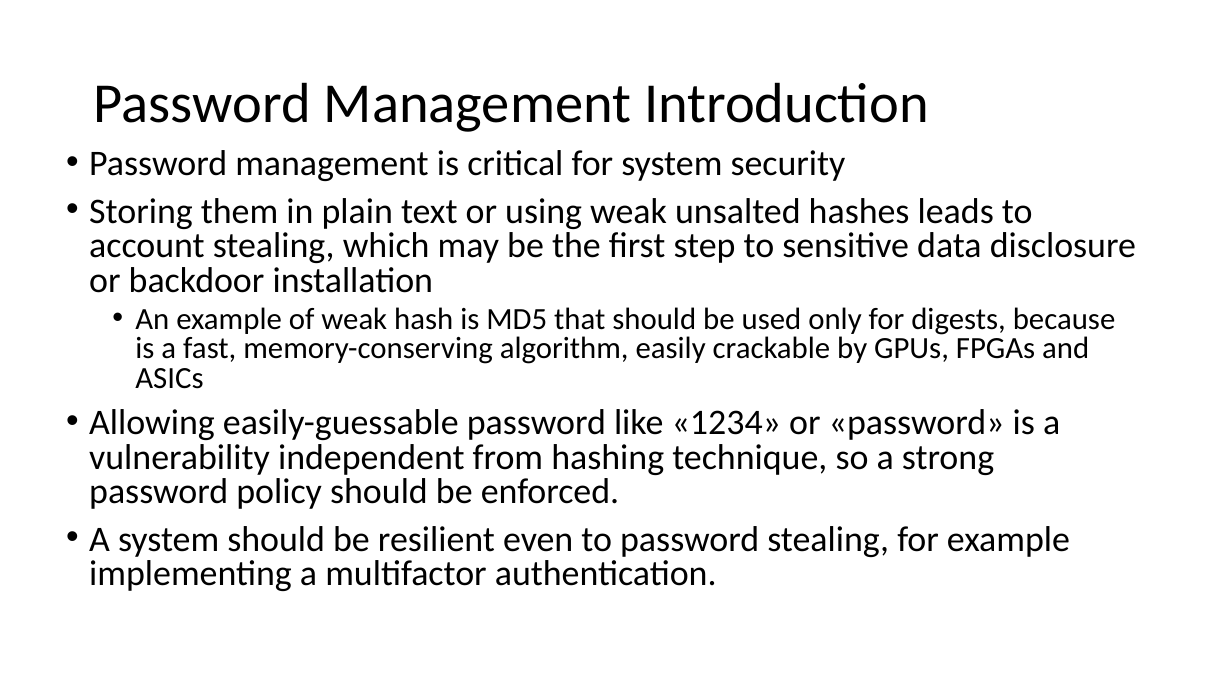
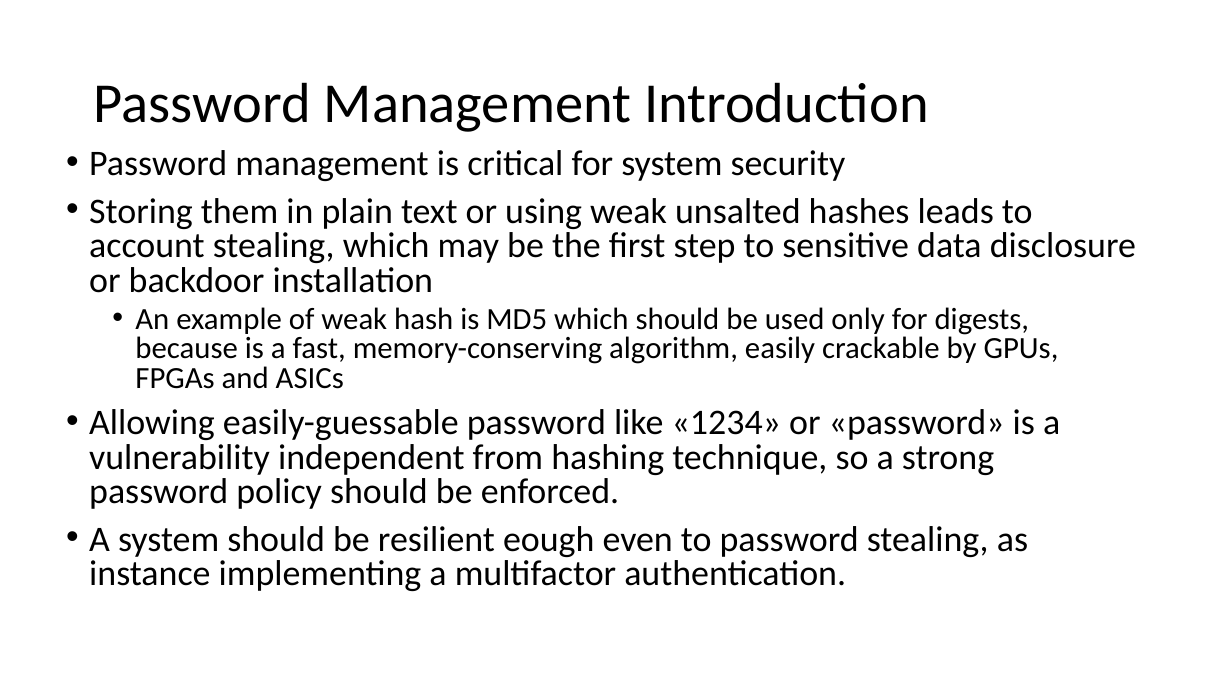
Before and after one commit to fparricelli/Encrypted-data-exchange-between-two-Arduino-boards-using-Symmetric-Encryption, a slide deck: slide 7 of Documentazione e cose così/Slide_concettuali_Luca.pptx. Drawn at 1232x693 pixels with LibreOffice and Linux fonts; fonts in the diff are those of the drawing. Boxes give left, top, right and bottom in pixels: in the first picture for what was removed or moved away, otherwise in the second. Text is boxed around its words. In the diff, an @@ line names an element or a change of style, - is before the commit and + after.

```diff
--- a/Documentazione e cose così/Slide_concettuali_Luca.pptx
+++ b/Documentazione e cose così/Slide_concettuali_Luca.pptx
@@ text at box(135, 307, 1059, 389): text changed @@
-  • An example of weak hash is MD5 that should be used only for digests, because is a fast, memory-conserving algorithm, easily crackable by GPUs, FPGAs and ASICs
+  • An example of weak hash is MD5 which should be used only for digests, because is a fast, memory-conserving algorithm, easily crackable by GPUs, FPGAs and ASICs
@@ text at box(89, 526, 1028, 591): text changed @@
-• A system should be resilient even to password stealing, for example implementing a multifactor authentication.
+• A system should be resilient eough even to password stealing, as instance implementing a multifactor authentication.
```
Also in this commit, not shown: 3 other slides changed, 5 other files.
